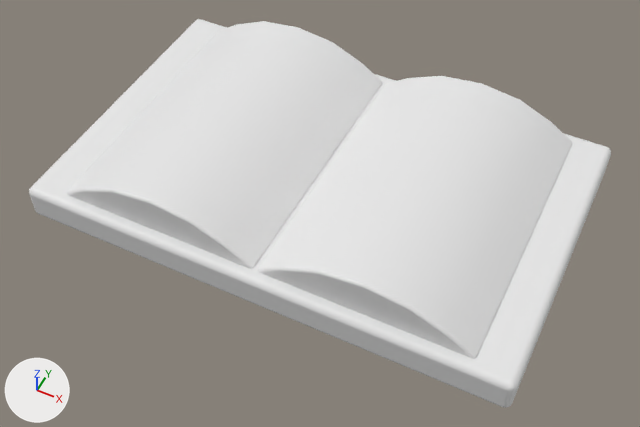
One commit to the FBX model Unity/Assets/3D/Props/book_open.fbx: the scene before it, then after it.
Camera for both pictures: a camera (50 mm lens) standing at (1.15, -2.36, 2.8) and looking at (0.04, -0.14, 0.03). Every picture has the same lights, and +X, +Y and +Z are marked at lower left. Where no turn or scale is listed for an object, it has been applied to the vertices.

Objects in the first picture: 'book_open'.
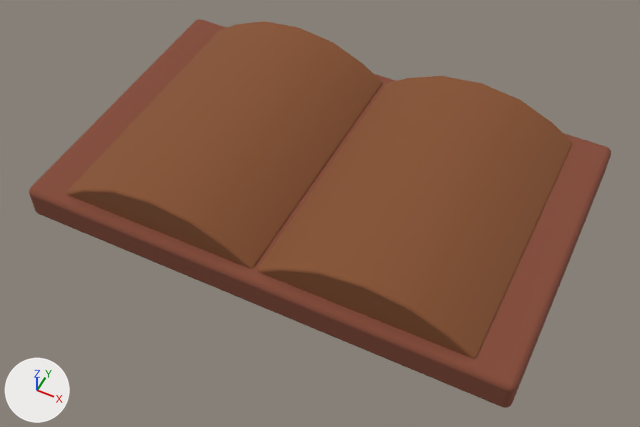
Location of each change, [x1, y1, x2, y2] in pixels of the pictures (640 x 427 px):
part 1 of me_plane_005, recoloured (white to brown)
    both: [66, 21, 573, 359]
part 2 of me_plane_005, recoloured (white to brown)
    both: [502, 147, 611, 408]
part 3 of me_plane_005, recoloured (white to brown)
    both: [32, 19, 200, 187]
part 4 of me_plane_005, recoloured
    both: [29, 187, 37, 212]
part 5 of me_plane_005, recoloured (white to brown)
    both: [35, 19, 606, 381]
part 6 of me_plane_005, recoloured (grey to brown)
    both: [31, 187, 510, 407]

Edits to the bpy script that builds the scene:
```text
Add mat_bouchon:
    mat_bouchon = principled_material('bouchon')
    mat_bouchon.base_color = (0.24, 0.0846, 0.0307)  # brown #865231
    mat_bouchon.roughness = 1.0
Add mat_copper:
    mat_copper = principled_material('copper')
    mat_copper.base_color = (0.233, 0.0693, 0.0387)  # brown #854a37
    mat_copper.roughness = 1.0
Change me_plane_005:
    where me_plane_005.from_pydata(...)  # 464 vertices, 430 faces; spans x -1.05..1.05, y -0.67..0.67, z 0.0..0.32
    used by ob_book_open; location = (0.0, 0.0, 0.0)
    me_plane_005 part 1: 280 of the faces centred in x -0.88..0.88, y -0.61..0.61, z 0.08..0.31 switch from no material to mat_bouchon (brown #865231)
    me_plane_005 part 2: all 65 faces centred in x 1.02..1.05, y -0.66..0.66, z 0.0..0.15 switch from no material to mat_copper (brown #854a37)
    me_plane_005 part 3: all 37 faces centred in x -1.05..-1.02, y 0.0..0.66, z 0.0..0.15 switch from no material to mat_copper (brown #854a37)
    me_plane_005 part 4: all 28 faces centred in x -1.04..-1.02, y -0.66..-0.64, z 0.0..0.15 switch from no material to mat_copper (brown #854a37)
    me_plane_005 part 5: all 11 faces centred in x 0.0, y 0.0..0.67, z 0.0..0.15 switch from no material to mat_copper (brown #854a37)
    me_plane_005 part 6: all 9 faces centred in x 0.0, y -0.67..-0.64, z 0.0..0.15 switch from no material to mat_copper (brown #854a37)
```
